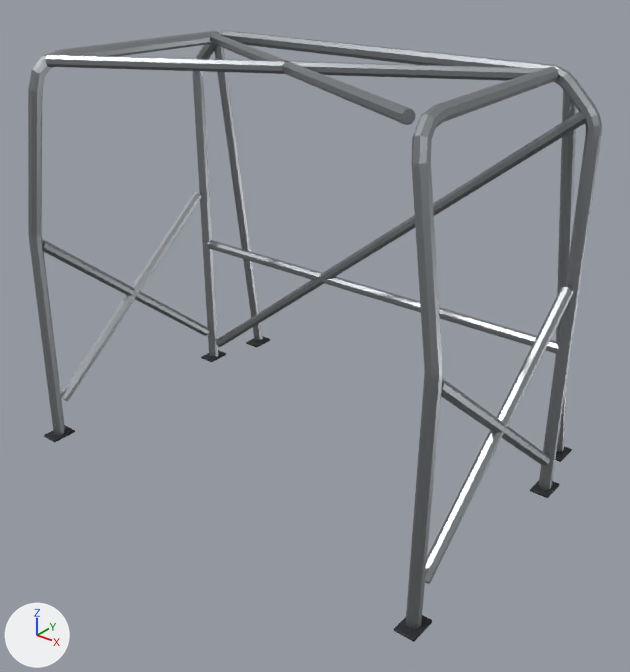
Before and after pictures for a commit that changed the glTF model assets/parts/interior/roll_cage_welded/ridgeback_4x4.glb.
Rendered twice from a 50 mm lens placed at (1.79, -2.26, 1.24), pointed at (0.07, -0.1, -0.1). The lights are fixed; the arrows at lower left show +X, +Y and +Z. The older version comes first. Vertices at exactly the same position are counted once.

Names of what the first picture shows: 'model'.
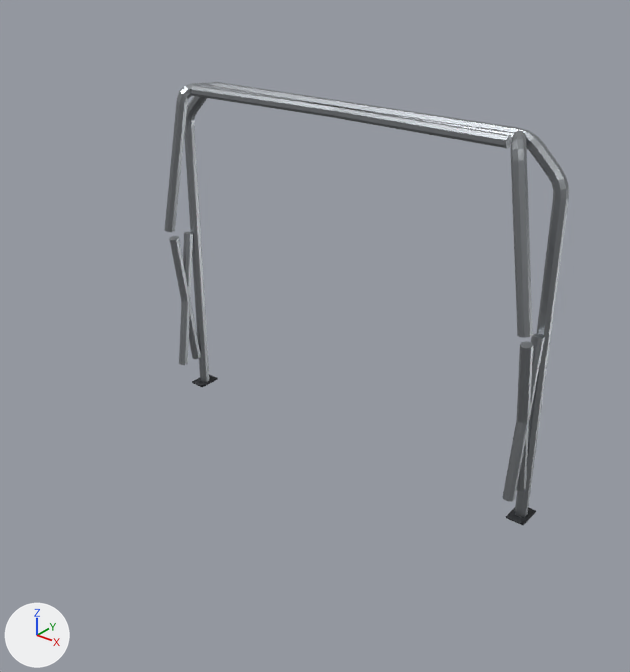
Location of each change, [x1, y1, x2, y2] in pixels of the pictures (630 x 672 px; the box of a moved part takes in the faces that stretch with it):
'model', reshaped, moved, rescaled (30% narrower, 27% shorter): before [28, 31, 602, 642]; after [165, 82, 569, 525]
part 1 of me_model, moved or reshaped: before [193, 31, 602, 490]; after [184, 82, 569, 517]
part 2 of me_model, moved or reshaped: before [425, 287, 573, 584]; after [503, 334, 545, 502]
part 3 of me_model, moved or reshaped: before [441, 378, 550, 466]; after [517, 341, 533, 491]
part 4 of me_model, moved or reshaped: before [61, 192, 202, 402]; after [179, 232, 193, 365]
part 5 of me_model, moved or reshaped: before [42, 239, 210, 336]; after [170, 236, 201, 359]
part 6 of me_model, moved or reshaped: before [46, 55, 544, 81]; after [191, 86, 515, 137]
part 7 of me_model, moved or reshaped: before [210, 33, 415, 125]; after [201, 84, 512, 148]
part 8 of me_model, moved or reshaped: before [530, 481, 560, 498]; after [506, 507, 536, 525]
part 9 of me_model, moved or reshaped: before [201, 350, 226, 362]; after [192, 375, 218, 387]
part 10 of me_model, added: after [511, 131, 533, 338]
part 11 of me_model, added: after [165, 82, 207, 232]
part 12 of me_model, deleted: before [44, 46, 585, 642]
part 13 of me_model, deleted: before [406, 67, 558, 630]
part 14 of me_model, deleted: before [28, 31, 219, 435]

The change, as a diff of the scene's bpy script:
```diff
--- a/assets/parts/interior/roll_cage_welded/ridgeback_4x4.glb.py
+++ b/assets/parts/interior/roll_cage_welded/ridgeback_4x4.glb.py
@@ me_model @@
 # used by ob_model
-me_model.from_pydata(...)  # 694 vertices, 1312 faces; spans x -1.0..1.0, y -0.7..0.7, z -0.84..0.84
+me_model.from_pydata(...)  # 422 vertices, 800 faces; spans x -1.0..1.0, y -0.13..0.13, z -0.82..0.82
+# me_model part 1: the loose piece of 146 vertices spanning x -0.98..0.98, y 0.34..0.38, z -0.84..0.84 is scaled about its middle by (0.995, 1.04, 0.971), then moved by (0.0, -0.29, -0.01)
+# me_model part 2: the loose piece of 18 vertices spanning x 0.94..0.98, y -0.61..0.33, z -0.69..0.08 is multiplied about its middle by the matrix ((0.0, -0.384, 0.47), (0.601, 0.066, 0.054), (-0.085, 0.465, 0.381)), then moved by (0.0, 0.11, 0.01)
+# me_model part 3: the loose piece of 18 vertices spanning x 0.94..0.98, y -0.61..0.33, z -0.69..0.08 is multiplied about its middle by the matrix ((0.0, 0.384, 0.47), (-0.601, 0.066, -0.054), (-0.085, -0.465, 0.381)), then moved by (0.0, 0.11, 0.01)
+# me_model part 4: the loose piece of 18 vertices spanning x -0.98..-0.94, y -0.61..0.33, z -0.69..0.08 is multiplied about its middle by the matrix ((0.0, -0.384, 0.47), (0.601, 0.066, 0.054), (-0.085, 0.465, 0.381)), then moved by (0.0, 0.11, 0.01)
+# me_model part 5: the loose piece of 18 vertices spanning x -0.98..-0.94, y -0.61..0.33, z -0.69..0.08 is multiplied about its middle by the matrix ((0.0, 0.384, 0.47), (-0.601, 0.066, -0.054), (-0.085, -0.465, 0.381)), then moved by (0.0, 0.11, 0.01)
+# me_model part 6: the loose piece of 18 vertices spanning x -0.81..0.81, y -0.58..0.32, z 0.8..0.84 is turned -26.5 degrees about the z axis through its middle and scaled by 0.871, then moved by (0.0, 0.11, -0.02)
+# me_model part 7: the loose piece of 18 vertices spanning x -0.81..0.81, y -0.58..0.32, z 0.8..0.84 is turned 26.5 degrees about the z axis through its middle and scaled by 0.871, then moved by (0.0, 0.11, -0.02)
+# me_model part 8: the loose piece of 34 vertices spanning x 0.92..1.0, y 0.3..0.42, z -0.84..-0.83 is moved by (0.0, -0.29, 0.02)
+# me_model part 9: the loose piece of 34 vertices spanning x -1.0..-0.92, y 0.3..0.42, z -0.84..-0.83 is moved by (0.0, -0.29, 0.02)
+# me_model part 10: a new loose piece of 50 vertices spanning x 0.76..0.98, y -0.13..0.04, z 0.1..0.82, in mat_raw_metal (grey #a3a7ab)
+# me_model part 11: a new loose piece of 50 vertices spanning x -0.98..-0.76, y -0.13..0.04, z 0.1..0.82, in mat_raw_metal (grey #a3a7ab)
+# me_model part 12: 8 loose pieces with 208 vertices, spanning x -1.0..1.0, y -0.7..0.7, z -0.84..0.8, are deleted
+# me_model part 13
+# 82 vertices are removed from x 0.77..0.98, y -0.66..0.33, z -0.84..0.84
+# 160 faces are deleted
+# me_model part 14
+# 82 vertices are removed from x -0.98..-0.77, y -0.66..0.33, z -0.84..0.84
+# 160 faces are deleted
 me_model.materials.append(mat_raw_metal)
@@ ob_model @@
 ob_model.parent = ob_roll_cage_welded
-ob_model.location = (0.0, -0.0488, 0.113)
-ob_model.scale = (0.858, 0.858, 0.858)
+ob_model.location = (0.0, 0.106, -0.0129)
+ob_model.scale = (0.823, 0.823, 0.823)
```
